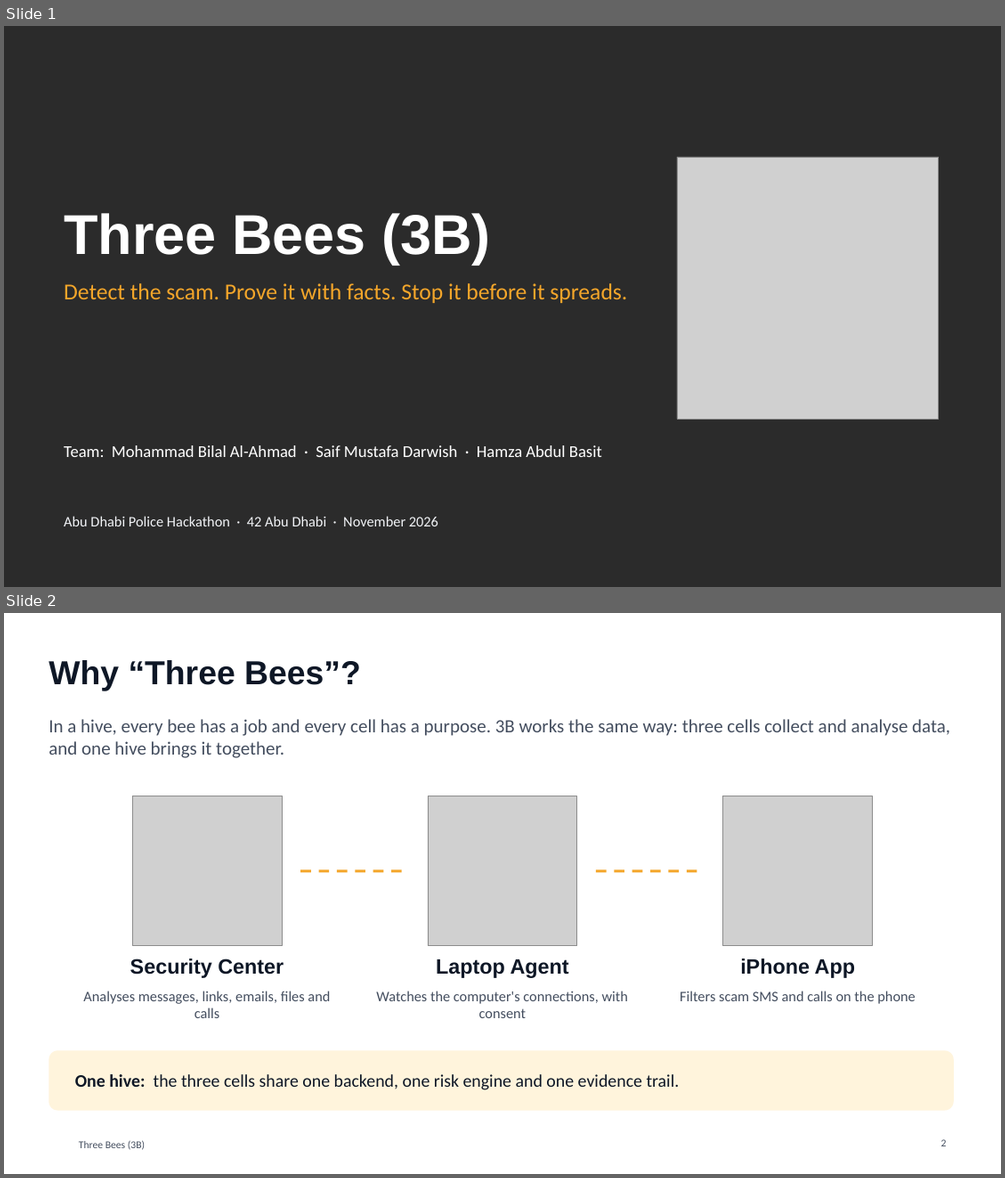
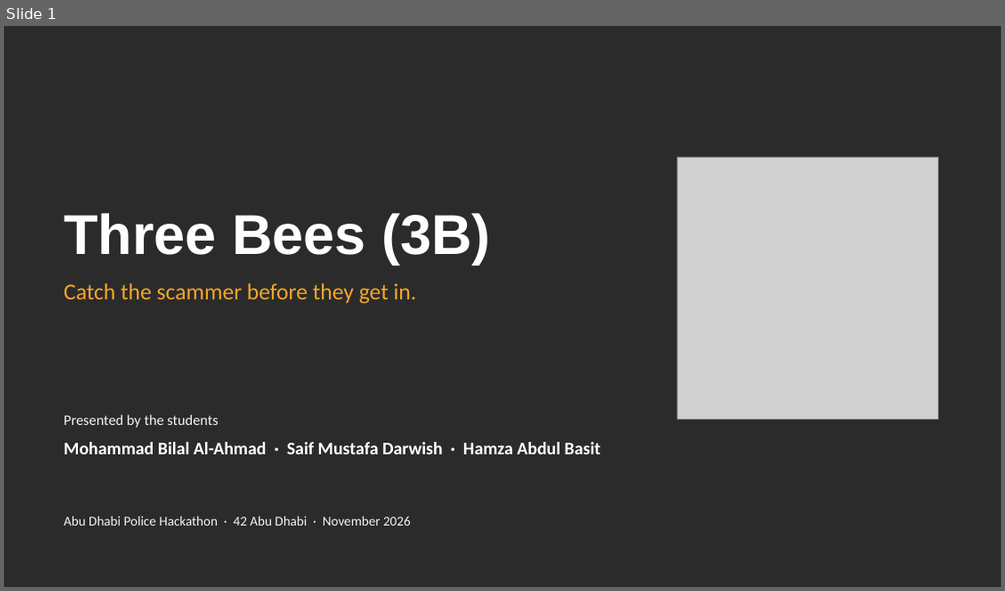
Before and after one commit to Mezx-1/three-bees, a slide deck: docs/presentation/ThreeBees_3B.pptx. Shown one above the other, each under a label of ours: slides 1 and 2 before the commit, slide 1 after it. The pictures are 1005x1178 and 1005x591 pixels, drawn with LibreOffice and Linux fonts; fonts in the diff are those of the drawing; grey boxes stand for pictures; background and template pictures are left out; a plain dark background stands for a picture behind light text. Boxes give left, top, right and bottom in pixels: in the first picture for what was removed or moved away, otherwise in the second. Text is boxed around its words. In the diff, an @@ line names an element or a change of style, - is before the commit and + after.

```diff
--- a/docs/presentation/ThreeBees_3B.pptx
+++ b/docs/presentation/ThreeBees_3B.pptx
@@ slide 2 removed at [4,613,1001,1174], background #FFFFFF @@
@@ title removed at [48,660,361,690] @@
-Why “Three Bees”?
@@ text removed at [48,719,950,758] @@
-In a hive, every bee has a job and every cell has a purpose. 3B works the same way: three cells collect and analyse data, and one hive brings it together.
@@ picture removed at [133,796,283,946] @@
@@ picture removed at [428,796,577,946] @@
@@ picture removed at [723,796,873,946] @@
@@ line removed from (301, 871) to (409, 871) @@
@@ line removed from (596, 871) to (704, 871) @@
@@ text removed at [130,958,283,978] @@
-Security Center
@@ text removed at [436,959,569,978] @@
-Laptop Agent
@@ text removed at [740,958,855,978] @@
-iPhone App
@@ text removed at [83,990,330,1018] @@
-Analyses messages, links, emails, files and calls
@@ text removed at [376,990,628,1018] @@
-Watches the computer's connections, with consent
@@ text removed at [680,990,914,1004] @@
-Filters scam SMS and calls on the phone
@@ rounded rectangle removed at [48,1051,954,1111] @@
@@ text removed at [75,1074,680,1090] @@
-One hive: the three cells share one backend, one risk engine and one evidence trail.
@@ text removed at [79,1140,145,1150] @@
-Three Bees (3B)
@@ page number removed at [941,1139,947,1146] @@
-2
@@ slide 1 changed as well @@
@@ text at [64,283,417,304]: text changed @@
-Detect the scam. Prove it with facts. Stop it before it spreads.
+Catch the scammer before they get in.
@@ text added at [64,414,218,427], 14 pt, text #F2F4F7 @@
+Presented by the students
@@ text at [64,442,601,454]: text changed; size 16 to 17 pt; bold on @@
-Team: Mohammad Bilal Al-Ahmad · Saif Mustafa Darwish · Hamza Abdul Basit
+Mohammad Bilal Al-Ahmad · Saif Mustafa Darwish · Hamza Abdul Basit
@@ text "Abu Dhabi Police Hackathon · ..." at [64,516,411,525]: size 14 to 13 pt @@
```
Also in this commit, not shown: 2 other slides changed, 11 slides added, 8 other slides removed.
